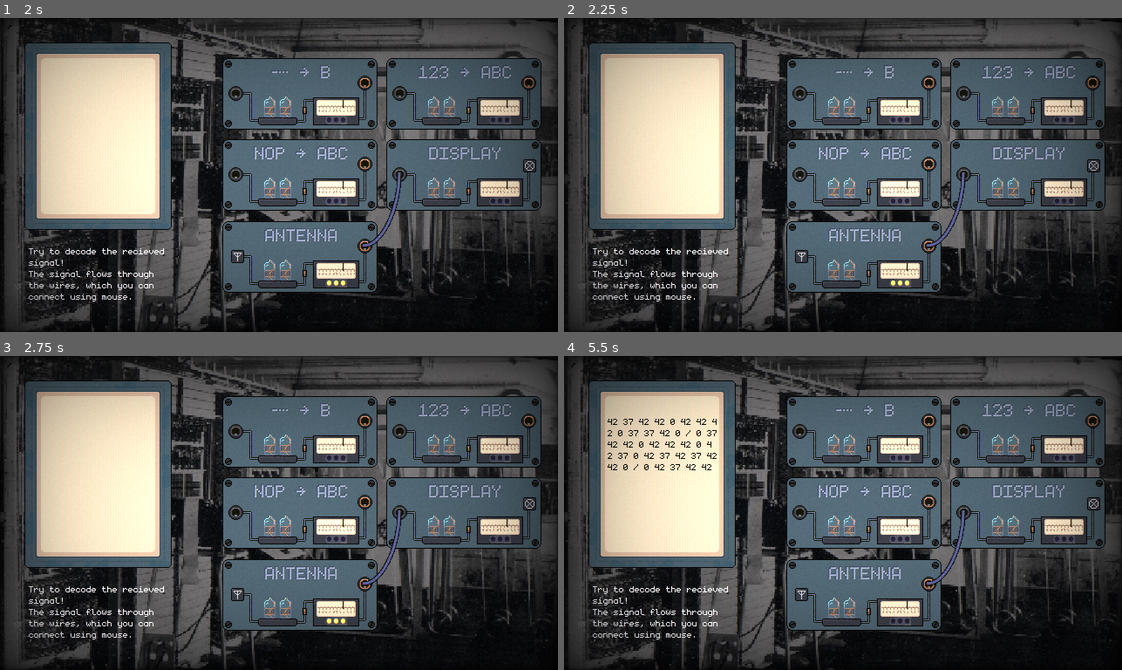
Above: before the commit, frames 1-4 (two rows, left to right).
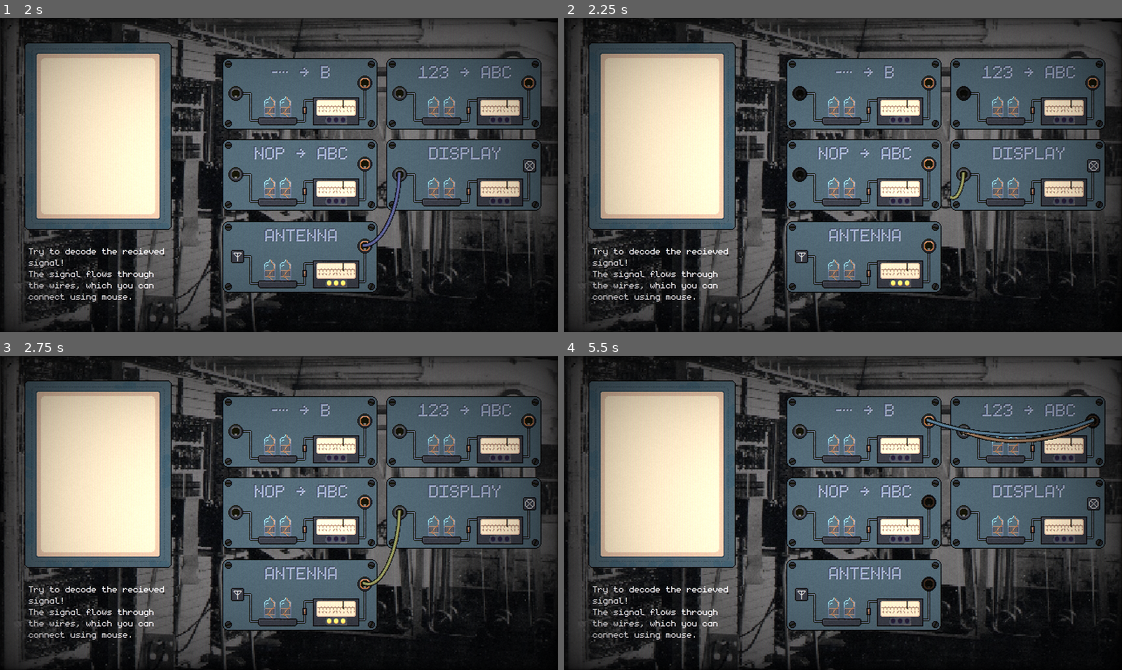
Above: after the commit, the same moments.

Repository: Limit-sest/wiretap
Game: Godot game, scene res://intro.tscn
The game is run twice, just before and just after one commit, with the same random seed, the same clock (stepped at 60 frames per second) and the same inputs.
Inputs (mouse positions are in pixels of both pictures, inside the frame that each line leads up to):
- Up to frame 1 (2 s): click "Skip >" at 0.5 s; tap Enter at 1.25 s; drag from (100, 134) to (401, 175) at 1.27 s
- Up to frame 2 (2.25 s): tap Space at 2 s; drag from (965, 175) to (926, 244) at 2.02 s
- Up to frame 3 (2.75 s): no input
- Up to frame 4 (5.5 s): tap Enter at 2.75 s; hold Right 2.78-3.5 s; tap Alt at 2.85 s; click (926, 582) at 2.92 s; tap Space at 3.5 s; drag from (1094, 421) to (926, 582) at 3.52 s; drag from (960, 431) to (1094, 421) at 4.27 s; drag from (926, 421) to (1094, 421) at 5.02 s

Frame 1 is identical in both runs. In frame 2, 0.4% of the frame differs, in the area x 41-73%, y 21-74%; in frame 3, 0.2%; in frame 4, 1.8%, in the area x 7-96%, y 18-75%.

Commit message:
Add input and port modules with signal handling

Diff:
--- a/modules/BaseModule.tscn
+++ b/modules/BaseModule.tscn
@@ -1,10 +1,13 @@
-[gd_scene load_steps=7 format=3 uid="uid://d4wuumyitonl"]
+[gd_scene load_steps=10 format=3 uid="uid://d4wuumyitonl"]
 
 [ext_resource type="Texture2D" uid="uid://cxfelrk8jll08" path="res://assets/Sprites/Custom/module_bg.png" id="1_ippni"]
 [ext_resource type="Texture2D" uid="uid://pnxp8nov1c1m" path="res://assets/Sprites/Custom/input.png" id="2_yrwks"]
 [ext_resource type="Texture2D" uid="uid://ddypphqmk4r4s" path="res://assets/Sprites/Custom/input_disabled.png" id="3_y7110"]
+[ext_resource type="Script" uid="uid://b3nh0ng3dwfc2" path="res://modules/port.gd" id="4_43y58"]
 [ext_resource type="Texture2D" uid="uid://kligwqb1a4ks" path="res://assets/Sprites/Custom/output.png" id="4_ofup8"]
+[ext_resource type="Script" uid="uid://cc32ja4xp3c03" path="res://modules/input.gd" id="4_op6lv"]
 [ext_resource type="Texture2D" uid="uid://ddkuwqloljfaq" path="res://assets/Sprites/Custom/output_disabled.png" id="5_43y58"]
+[ext_resource type="Texture2D" uid="uid://cvhvsebtm7c81" path="res://assets/Sprites/Content/Power Hub/5.png" id="7_3tf07"]
 
 [sub_resource type="StyleBoxTexture" id="StyleBoxTexture_3tf07"]
 texture = ExtResource("1_ippni")
@@ -38,33 +41,70 @@
 layout_mode = 2
 stretch_mode = 2
 
-[node name="Input" type="TextureButton" parent="Panel"]
-custom_minimum_size = Vector2(20, 20)
+[node name="Input" type="TextureButton" parent="Panel" groups=["input", "ports"]]
+custom_minimum_size = Vector2(21, 21)
 layout_mode = 1
 anchors_preset = 15
 anchor_right = 1.0
 anchor_bottom = 1.0
-offset_left = 7.0
-offset_top = 32.0
-offset_right = -154.0
-offset_bottom = -33.0
+offset_left = 5.0
+offset_top = 30.0
+offset_right = -152.0
+offset_bottom = -31.0
 grow_horizontal = 2
 grow_vertical = 2
 action_mode = 0
 texture_normal = ExtResource("2_yrwks")
 texture_disabled = ExtResource("3_y7110")
 stretch_mode = 3
+script = ExtResource("4_op6lv")
 
-[node name="Output" type="TextureButton" parent="Panel"]
+[node name="Output" type="TextureButton" parent="Panel" groups=["output", "ports"]]
+custom_minimum_size = Vector2(21, 21)
 layout_mode = 1
 anchors_preset = 15
 anchor_right = 1.0
 anchor_bottom = 1.0
-offset_left = 155.0
-offset_top = 20.0
-offset_right = -6.0
-offset_bottom = -45.0
+offset_left = 153.0
+offset_top = 18.0
+offset_right = -4.0
+offset_bottom = -43.0
 grow_horizontal = 2
 grow_vertical = 2
 texture_normal = ExtResource("4_ofup8")
 texture_disabled = ExtResource("5_43y58")
+stretch_mode = 3
+script = ExtResource("4_43y58")
+
+[node name="pin1" type="TextureRect" parent="."]
+visible = false
+layout_mode = 0
+offset_left = 115.0
+offset_top = 63.0
+offset_right = 131.0
+offset_bottom = 79.0
+texture = ExtResource("7_3tf07")
+stretch_mode = 2
+
+[node name="pin2" type="TextureRect" parent="."]
+visible = false
+layout_mode = 0
+offset_left = 123.0
+offset_top = 63.0
+offset_right = 139.0
+offset_bottom = 79.0
+texture = ExtResource("7_3tf07")
+stretch_mode = 2
+
+[node name="pin3" type="TextureRect" parent="."]
+visible = false
+layout_mode = 0
+offset_left = 131.0
+offset_top = 63.0
+offset_right = 147.0
+offset_bottom = 79.0
+texture = ExtResource("7_3tf07")
+stretch_mode = 2
+
+[connection signal="pressed" from="Panel/Input" to="Panel/Input" method="_on_pressed"]
+[connection signal="pressed" from="Panel/Output" to="Panel/Output" method="_on_pressed"]
--- /dev/null
+++ b/modules/input.gd
@@ -0,0 +1,6 @@
+extends "res://modules/port.gd"
+
+signal signal_recieved(text: String)
+
+func recieve_signal(text: String):
+  signal_recieved.emit(text)
--- /dev/null
+++ b/modules/port.gd
@@ -0,0 +1,4 @@
+extends Area2D
+
+func _on_pressed() -> void:
+	WiringManager.start_wire(self)
--- a/port.gd
+++ b/port.gd
@@ -1,5 +1,5 @@
 extends Area2D
 
-func _on_input_event(event: InputEvent) -> void:
+func _on_input_event(viewport: Node, event: InputEvent, shape_idx: int) -> void:
 	if event is InputEventMouseButton and event.is_pressed() and event.button_index == MOUSE_BUTTON_LEFT:
 		WiringManager.start_wire(self)
--- a/project.godot
+++ b/project.godot
@@ -33,6 +33,12 @@
 
 enabled=PackedStringArray("res://addons/crt/plugin.cfg", "res://addons/godot_super-wakatime/plugin.cfg")
 
+[global_group]
+
+ports=""
+input=""
+output=""
+
 [layer_names]
 
 2d_physics/layer_2="ports"
Not shown, added: modules/input.gd.uid
Not shown, added: modules/port.gd.uid
